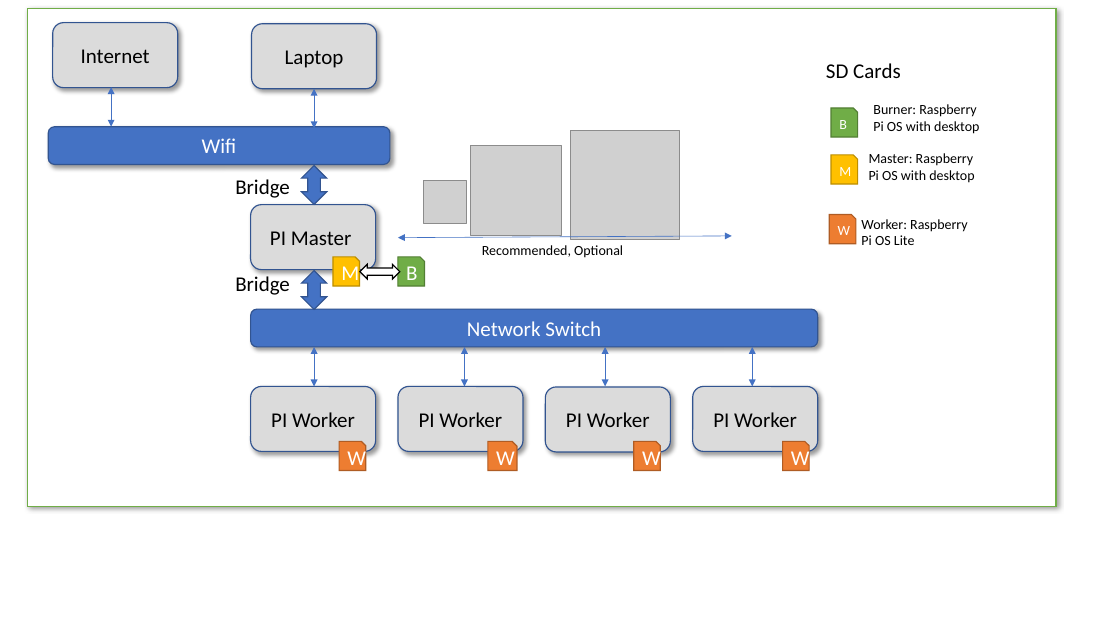
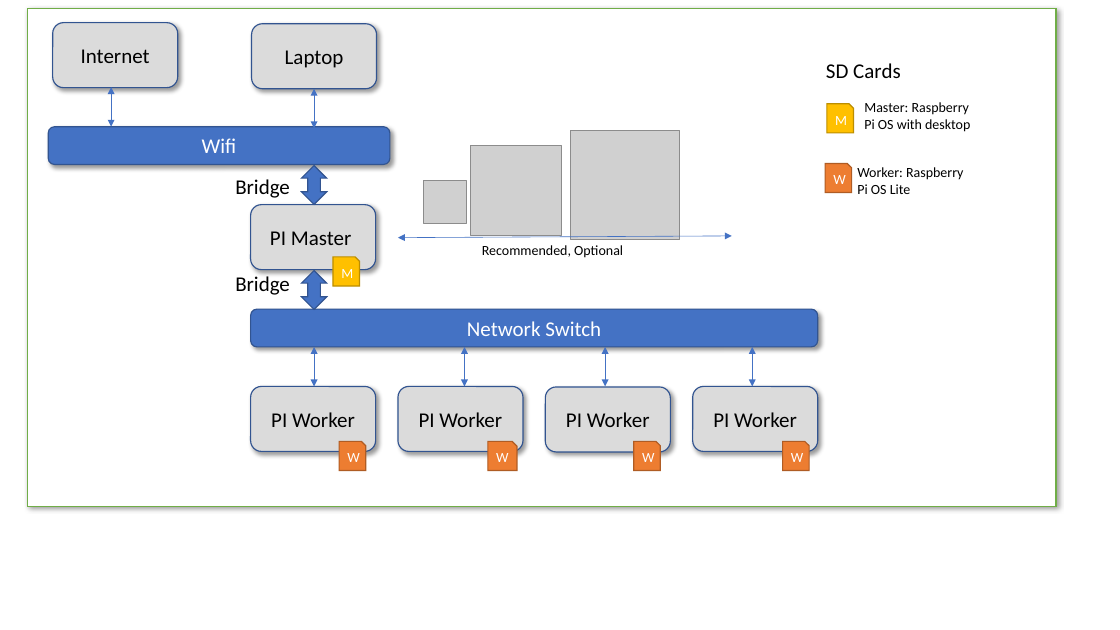
Before and after one commit to cloudmesh/cloudmesh-pi-burn, a slide deck: slide 2 of images/network.pptx. Drawn at 1120x630 pixels with LibreOffice and Linux fonts; fonts in the diff are those of the drawing; grey boxes stand for pictures. Boxes give left, top, right and bottom in pixels: in the first picture for what was removed or moved away, otherwise in the second. Text is boxed around its words. In the diff, an @@ line names an element or a change of style, - is before the commit and + after.

```diff
--- a/images/network.pptx
+++ b/images/network.pptx
@@ snip rect removed at [831,108,858,137] @@
-B
@@ 2 snip rects, 2 texts: place and size @@
-2 snip rects, 2 texts at [829,153,974,245]
+2 snip rects, 2 texts at [825,102,970,194]
@@ text removed at [873,104,979,134] @@
-Burner: Raspberry
-Pi OS with desktop
@@ left right arrow removed at [360,265,400,279] @@
@@ snip rect removed at [398,257,425,287] @@
-B
@@ size 18 to 12 pt in 5 elements at [333,257,360,287], [339,441,366,471], [488,441,518,471], [634,441,661,471], [783,441,810,471] @@
```
Also in this commit, not shown: 1 other slide changed, 2 other files.
